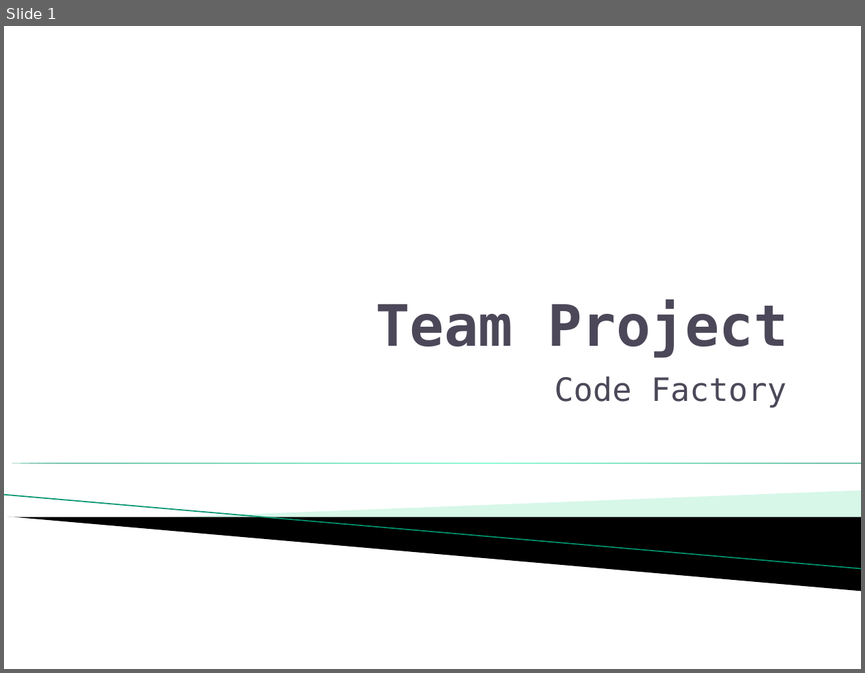
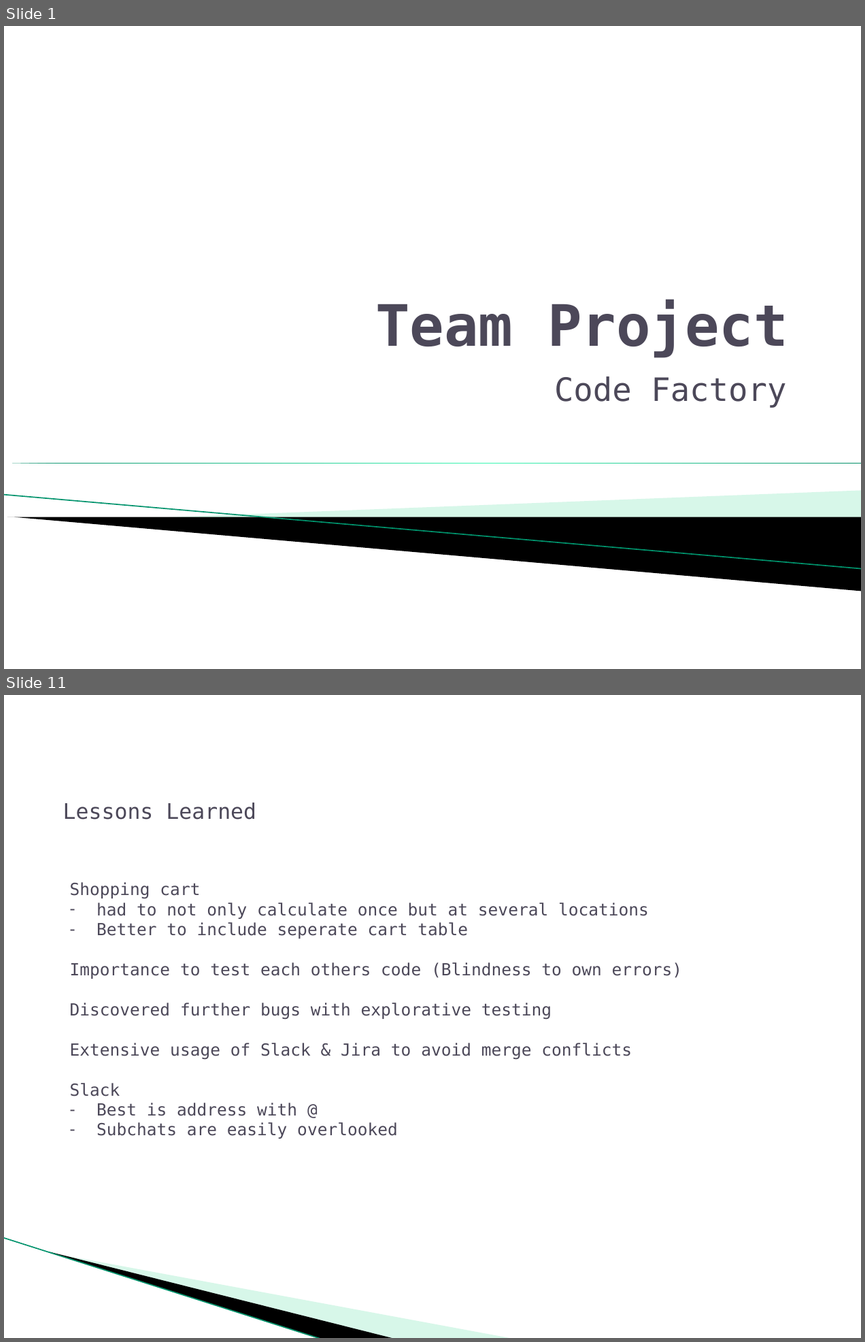
Before and after one commit to RichardAlmer/FullStack-Project, a slide deck: Presentation/Team Project.pptx. Shown one above the other, each under a label of ours: slide 1 before the commit, slides 1 and 11 after it; the slides between them are not shown. The pictures are 865x673 and 865x1342 pixels, drawn with LibreOffice and Linux fonts; fonts in the diff are those of the drawing; background and template pictures are left out. Boxes give left, top, right and bottom in pixels: in the first picture for what was removed or moved away, otherwise in the second. Text is boxed around its words. In the diff, an @@ line names an element or a change of style, - is before the commit and + after.

Commit message:
added text

```diff
--- a/Presentation/Team Project.pptx
+++ b/Presentation/Team Project.pptx
@@ slide 11 added at (x1=4, y1=695, x2=861, y2=1338), background #FFFFFF @@
@@ text added at (x1=63, y1=802, x2=256, y2=819), 18 pt, text #4C4859 @@
+Lessons Learned
@@ text added at (x1=70, y1=882, x2=682, y2=1138), 14 pt, text #4C4859 @@
+Shopping cart
+– had to not only calculate once but at several locations
+– Better to include seperate cart table
+Importance to test each others code (Blindness to own errors)
+Discovered further bugs with explorative testing
+Extensive usage of Slack & Jira to avoid merge conflicts
+Slack
+– Best is address with @
+– Subchats are easily overlooked
@@ line added from (4, 1238) to (322, 1338), #93E8C4 0.95 pt @@
@@ freeform shape added at (x1=50, y1=1251, x2=396, y2=1338), fill #000000 @@
@@ freeform shape added at (x1=51, y1=1252, x2=514, y2=1338), fill #9CEBC9 at 40% opacity @@
```
Also in this commit, not shown: 2 slides changed, 9 other slides added, 7 slides removed.
